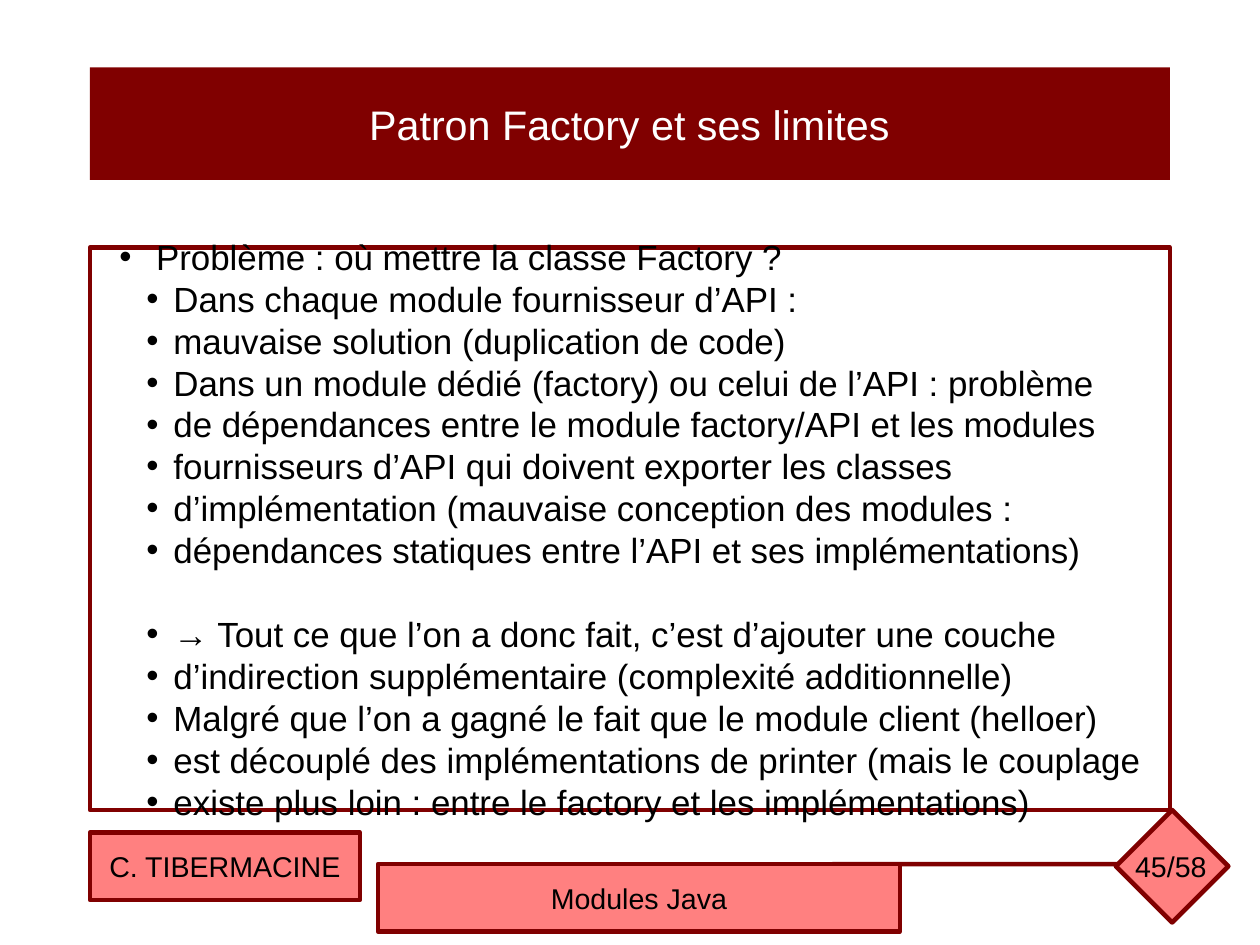
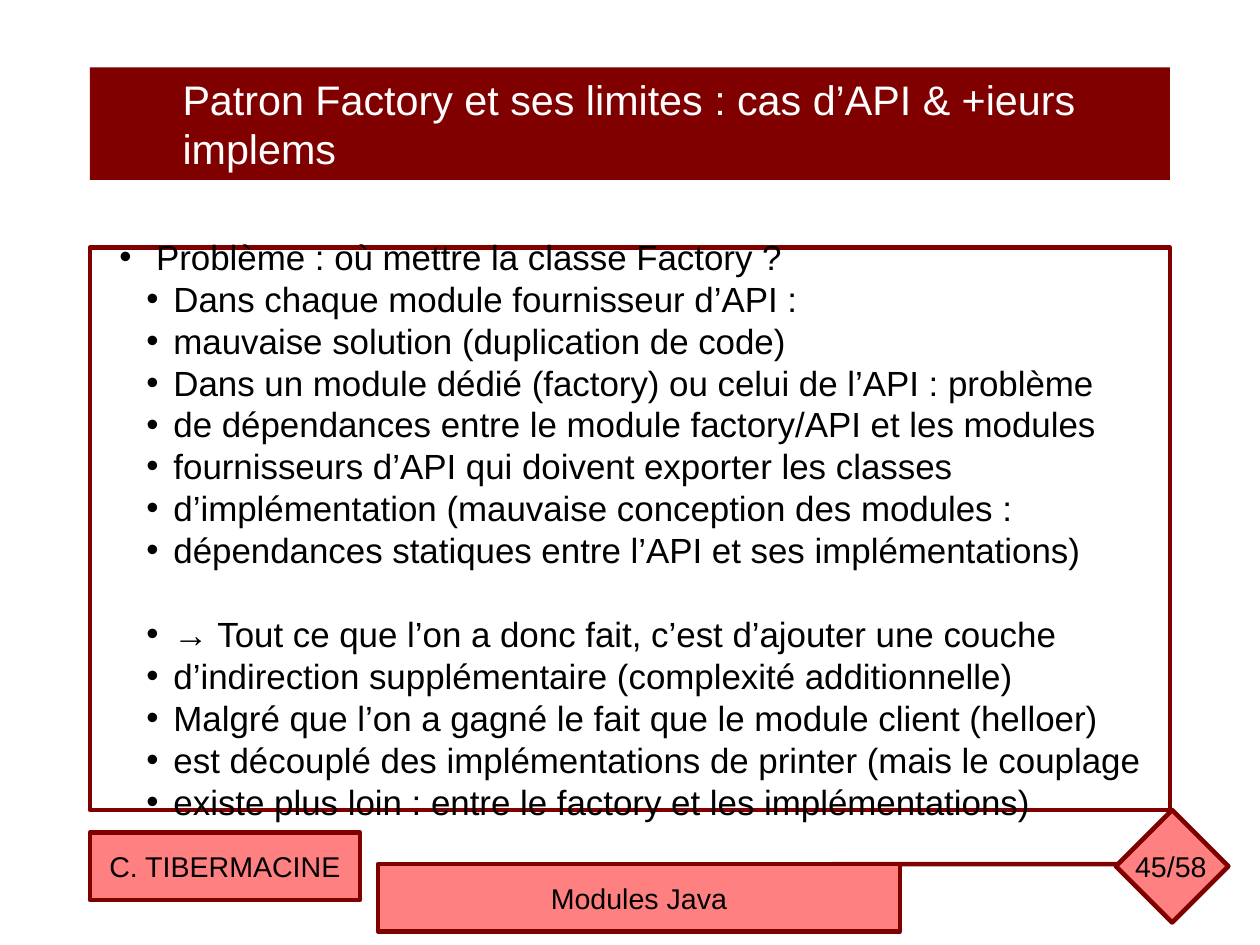
Before and after one commit to ctiber/composants, a slide deck: slide 45 of cours/cours6.odp. Drawn at 1260x945 pixels with LibreOffice and Linux fonts; fonts in the diff are those of the drawing. Boxes give left, top, right and bottom in pixels: in the first picture for what was removed or moved away, otherwise in the second. Text is boxed around its words. In the diff, an @@ line names an element or a change of style, - is before the commit and + after.

```diff
--- a/cours/cours6.odp
+++ b/cours/cours6.odp
@@ text in rectangle at (183,85,1075,173): text changed @@
-Patron Factory et ses limites
+Patron Factory et ses limites : cas d’API & +ieurs implems
```
Also in this commit, not shown: 21 other slides changed, 1 other file.
